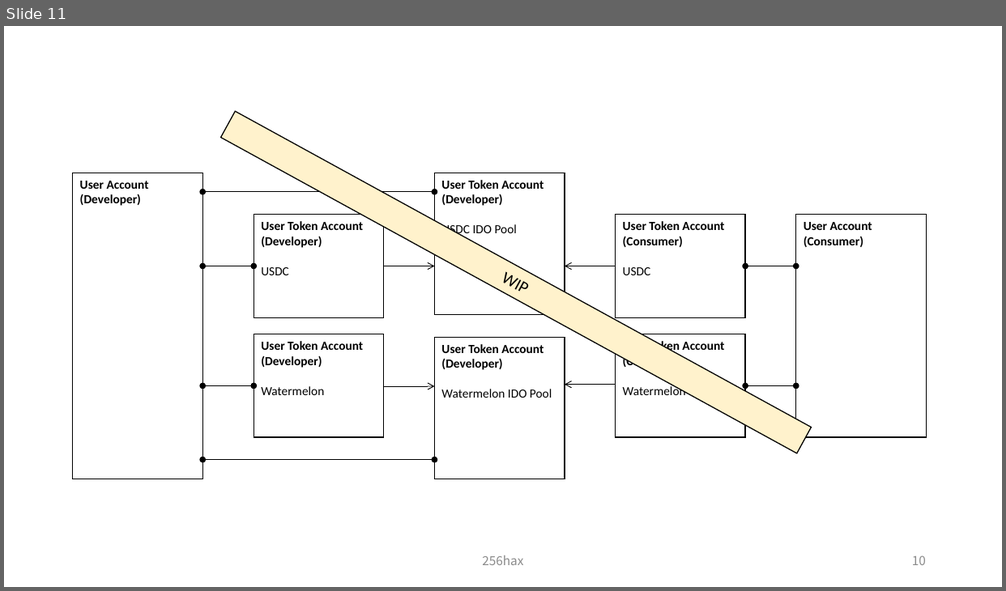
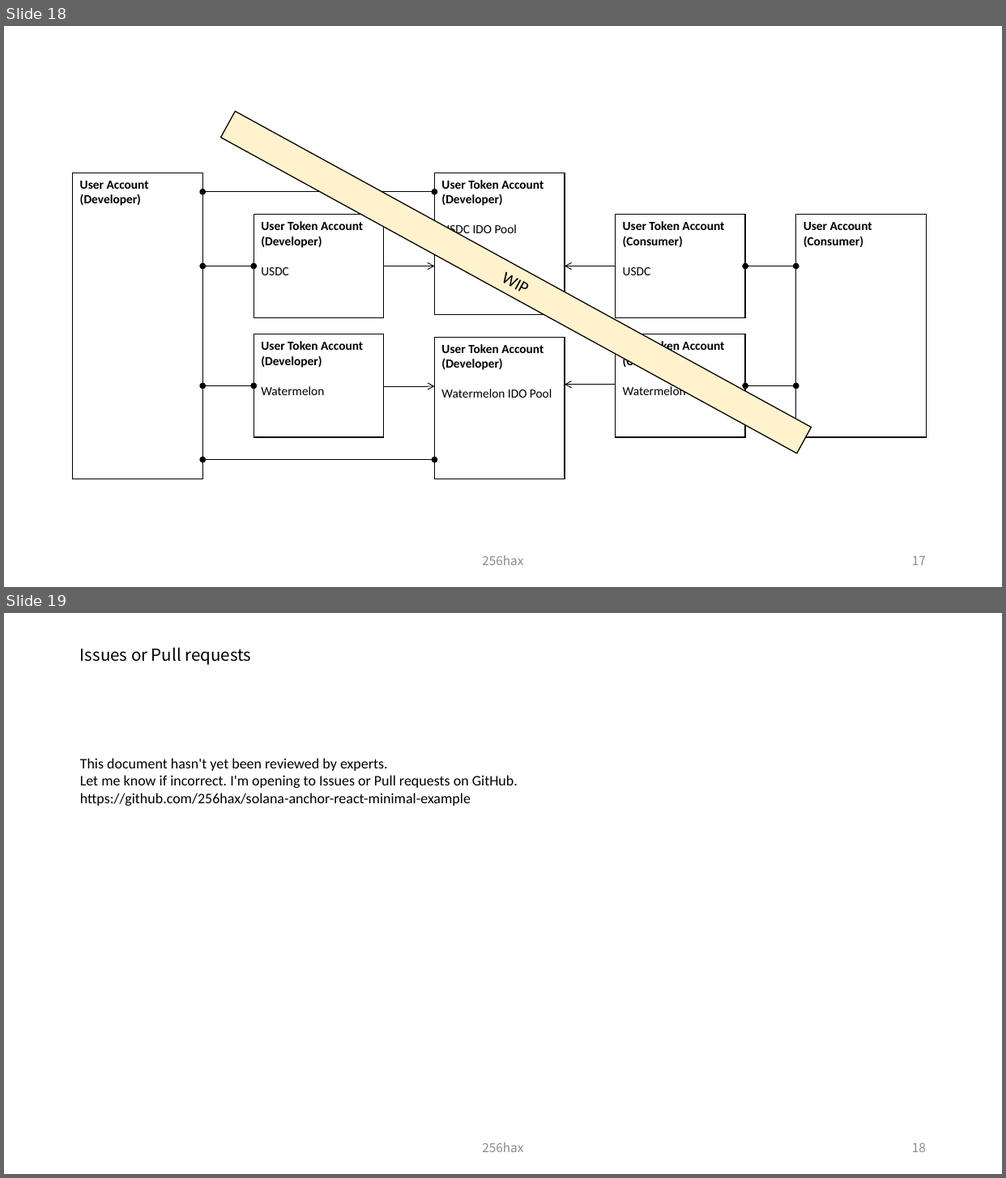
Before and after one commit to SmartGru25/Solana-React-Minimal, a slide deck: docs/Solana_Blockchain_Outline_Figure.pptx. Shown one above the other, each under a label of ours: slide 11 before the commit, slides 18 and 19 after it. The pictures are 1006x591 and 1006x1178 pixels, drawn with LibreOffice and Linux fonts; fonts in the diff are those of the drawing. Boxes give left, top, right and bottom in pixels: in the first picture for what was removed or moved away, otherwise in the second. Text is boxed around its words. In the diff, an @@ line names an element or a change of style, - is before the commit and + after.

```diff
--- a/docs/Solana_Blockchain_Outline_Figure.pptx
+++ b/docs/Solana_Blockchain_Outline_Figure.pptx
@@ slide 19 added at box(4, 613, 1002, 1174), background #FFFFFF @@
@@ title added at box(80, 647, 251, 665), 16 pt, text #000000 @@
+Issues or Pull requests
@@ text added at box(80, 758, 518, 806), 14 pt, text #000000 @@
+This document hasn't yet been reviewed by experts.
+Let me know if incorrect. I'm opening to Issues or Pull requests on GitHub.
+https://github.com/256hax/solana-anchor-react-minimal-example
@@ text added at box(482, 1143, 523, 1152), 12 pt, text #8C8C8C @@
+256hax
@@ page number added at box(912, 1143, 926, 1152), 12 pt, text #8C8C8C @@
+18
@@ what was slide 11 is now slide 18 @@
@@ page number at box(912, 557, 926, 565): text changed @@
-10
+17
```
Also in this commit, not shown: 4 slides changed, 7 other slides added.
